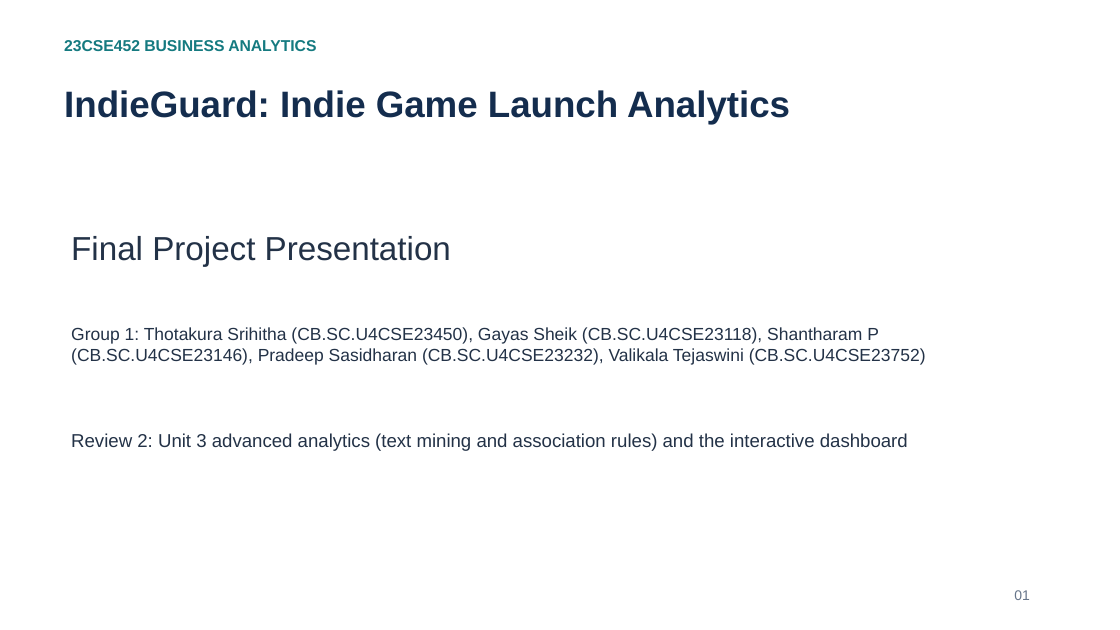
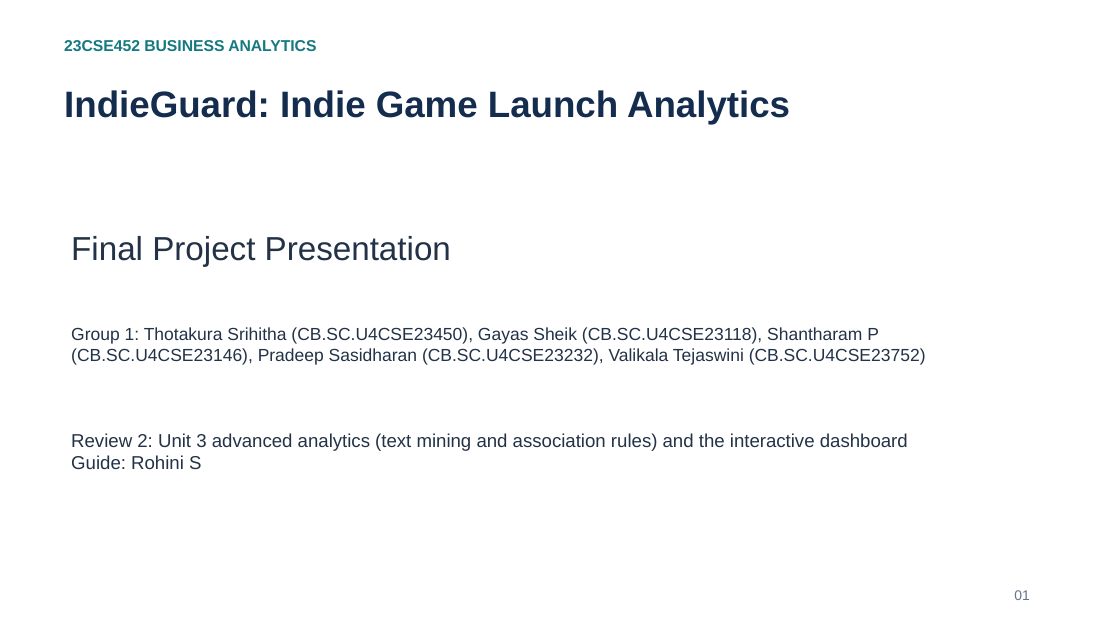
Before and after one commit to Shan713/IndieGuard, a slide deck: slide 1 of slides/review2.pptx. Drawn at 1120x630 pixels with LibreOffice and Linux fonts; fonts in the diff are those of the drawing. Boxes give left, top, right and bottom in pixels: in the first picture for what was removed or moved away, otherwise in the second. Text is boxed around its words. In the diff, an @@ line names an element or a change of style, - is before the commit and + after.

Commit message:
Review 2 slide 1: add guide name

```diff
--- a/slides/review2.pptx
+++ b/slides/review2.pptx
@@ text at bbox=[71, 433, 908, 469]: text changed @@
-Review 2: Unit 3 advanced analytics (text mining and association rules) and the interactive dashboard
+Review 2: Unit 3 advanced analytics (text mining and association rules) and the interactive dashboard
+Guide: Rohini S
```
